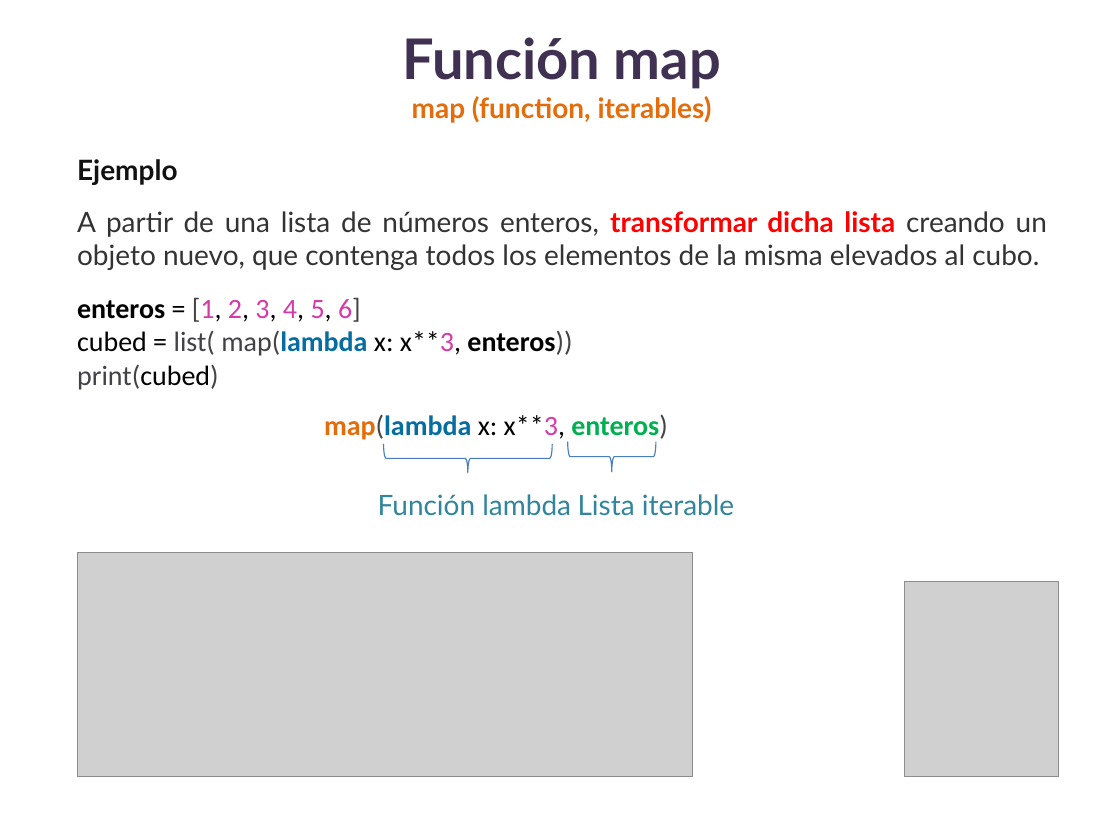
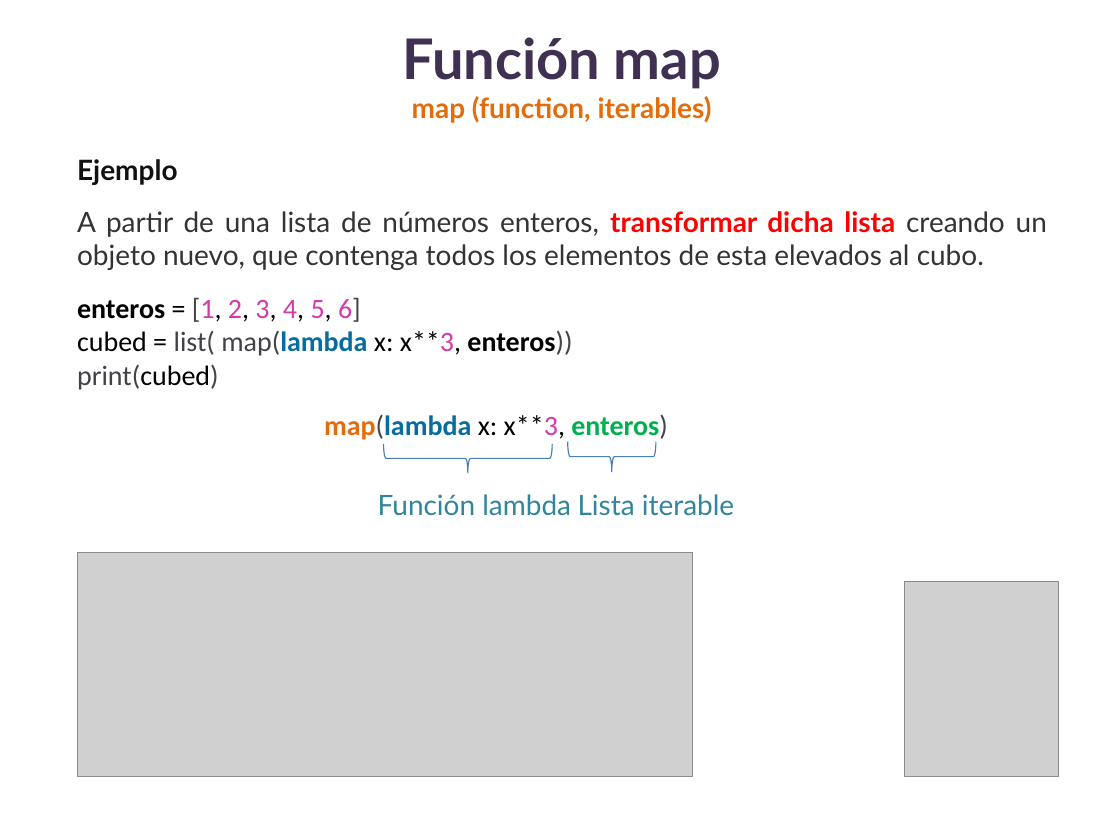
Before and after one commit to lizetheP/Analitica, a slide deck: slide 8 of Calendario2025/presentaciones/12_FuncionesOrdenSuperior.pptx. Drawn at 1120x840 pixels with LibreOffice and Linux fonts; fonts in the diff are those of the drawing; grey boxes stand for pictures. Boxes give left, top, right and bottom in pixels: in the first picture for what was removed or moved away, otherwise in the second. Text is boxed around its words. In the diff, an @@ line names an element or a change of style, - is before the commit and + after.

```diff
--- a/Calendario2025/presentaciones/12_FuncionesOrdenSuperior.pptx
+++ b/Calendario2025/presentaciones/12_FuncionesOrdenSuperior.pptx
@@ text at box(77, 211, 1047, 270): text changed @@
-A partir de una lista de números enteros, transformar dicha lista creando un objeto nuevo, que contenga todos los elementos de la misma elevados al cubo.
+A partir de una lista de números enteros, transformar dicha lista creando un objeto nuevo, que contenga todos los elementos de esta elevados al cubo.
```
Also in this commit, not shown: 2 other slides changed, 2 other files.
